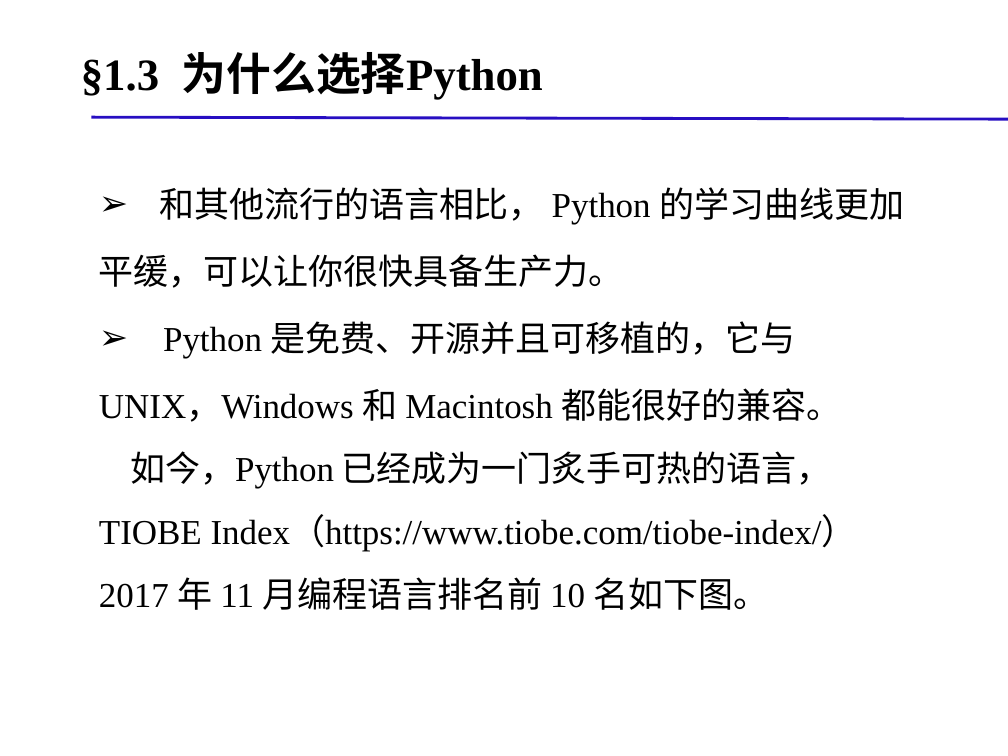
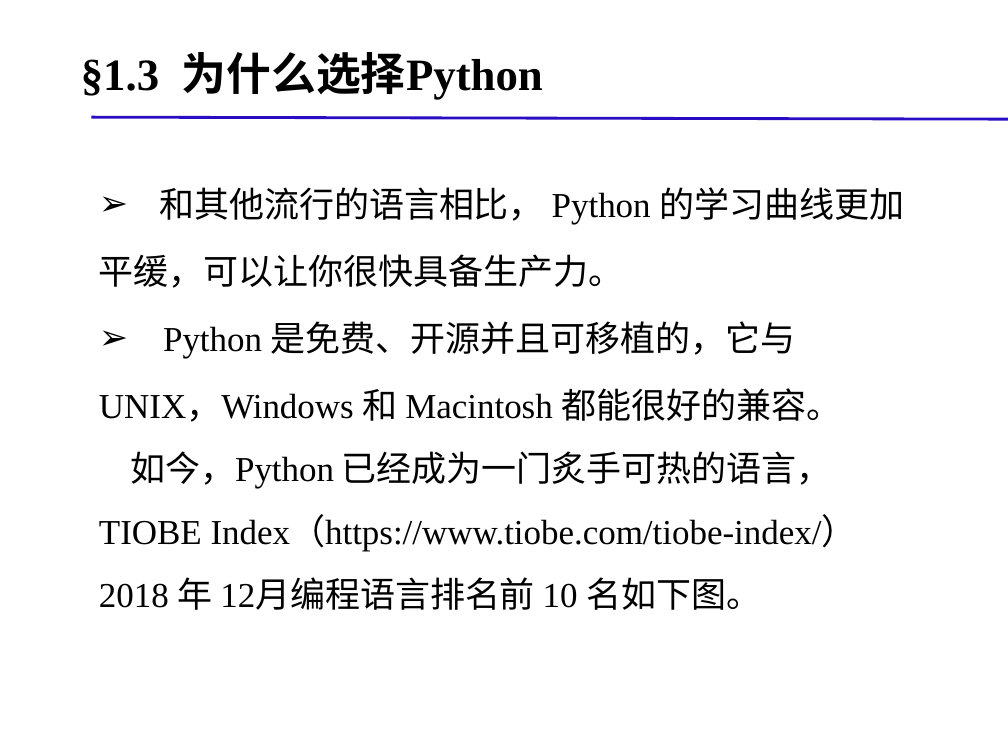
Before and after one commit to cimeguy/ML_for_Game-GoldenPoint, a slide deck: slide 11 of PPT/01Python初探.pptx. Drawn at 1008x756 pixels with LibreOffice and Linux fonts; fonts in the diff are those of the drawing; background and template pictures are left out. Boxes give left, top, right and bottom in pixels: in the first picture for what was removed or moved away, otherwise in the second. Text is boxed around its words. In the diff, an @@ line names an element or a change of style, - is before the commit and + after.

```diff
--- a/PPT/01Python初探.pptx
+++ b/PPT/01Python初探.pptx
@@ subtitle at <box>99,451,857,610</box>: text changed @@
-如今，Python 已经成为一门炙手可热的语言， TIOBE Index（https://www.tiobe.com/tiobe-index/） 2017 年 11 月编程语言排名前 10 名如下图。
+如今，Python 已经成为一门炙手可热的语言， TIOBE Index（https://www.tiobe.com/tiobe-index/） 2018 年 12月编程语言排名前 10 名如下图。
```
Also in this commit, not shown: 2 other slides changed, 40 other files.
